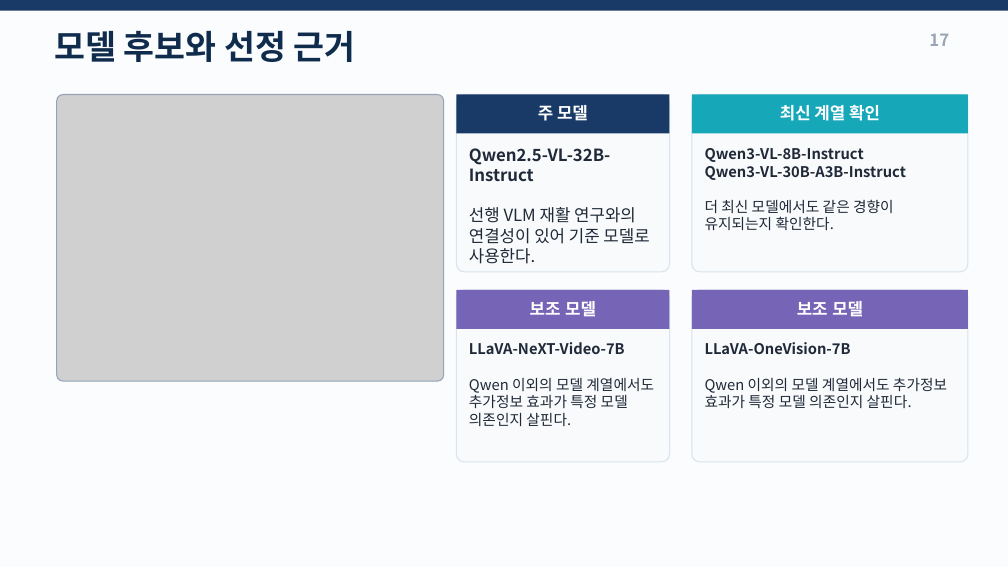
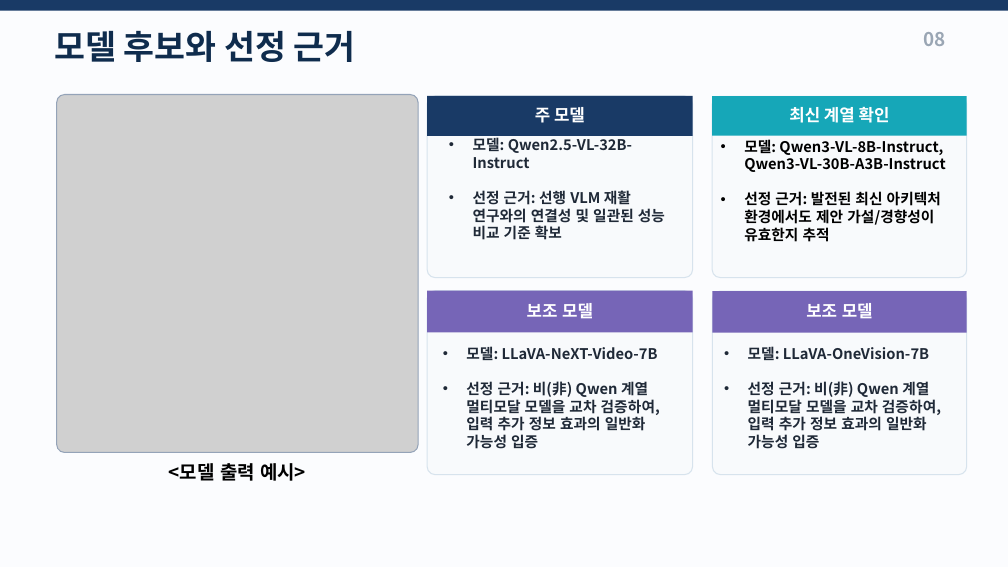
Before and after one commit to passtock/casstone, a slide deck: slide 8 of capstone/손과제_VLM_연구계획_0914.pptx (slide 9 before the commit). Drawn at 1008x567 pixels with LibreOffice and Linux fonts; fonts in the diff are those of the drawing; grey boxes stand for pictures. Boxes give left, top, right and bottom in pixels: in the first picture for what was removed or moved away, otherwise in the second. Text is boxed around its words. In the diff, an @@ line names an element or a change of style, - is before the commit and + after.

```diff
--- a/capstone/손과제_VLM_연구계획_0914.pptx
+++ b/capstone/손과제_VLM_연구계획_0914.pptx
@@ text added at (923,32,945,46), 18 pt, text #9AA6B4, bold @@
+08
@@ text removed at (929,33,949,46) @@
-17
@@ picture: place and size @@
-picture at (57,95,444,381)
+picture at (57,95,418,452)
@@ rounded rectangle: place and size @@
-rounded rectangle at (457,95,670,272)
+rounded rectangle at (427,96,693,278)
@@ rectangle: place and size @@
-rectangle at (457,95,670,133)
+rectangle at (427,96,693,136)
@@ rounded rectangle: place and size @@
-rounded rectangle at (692,95,968,272)
+rounded rectangle at (712,97,967,278)
@@ rectangle: place and size @@
-rectangle at (692,95,968,133)
+rectangle at (712,96,967,136)
@@ text "최신 계열 확인": place and size @@
-text "최신 계열 확인" at (780,105,880,121)
+text "최신 계열 확인" at (789,107,890,123)
@@ text at (473,135,665,240): text changed; size 16 to 14 pt; bold on @@
-Qwen2.5-VL-32B-Instruct
-선행 VLM 재활 연구와의 연결성이 있어 기준 모델로 사용한다.
+• 모델: Qwen2.5-VL-32B-Instruct
+• 선정 근거: 선행 VLM 재활 연구와의 연결성 및 일관된 성능 비교 기준 확보
@@ text at (744,139,945,242): text changed; text colour #1F2937 to #000000 @@
-Qwen3-VL-8B-Instruct
-Qwen3-VL-30B-A3B-Instruct
-더 최신 모델에서도 같은 경향이 유지되는지 확인한다.
+• 모델: Qwen3-VL-8B-Instruct, Qwen3-VL-30B-A3B-Instruct
+• 선정 근거: 발전된 최신 아키텍처 환경에서도 제안 가설/경향성이 유효한지 추적
@@ rectangle: place and size @@
-rectangle at (457,290,670,328)
+rectangle at (427,291,693,333)
@@ rounded rectangle: place and size @@
-rounded rectangle at (457,290,670,461)
+rounded rectangle at (427,291,693,475)
@@ rectangle: place and size @@
-rectangle at (692,290,968,328)
+rectangle at (712,291,966,333)
@@ rounded rectangle: place and size @@
-rounded rectangle at (692,290,968,461)
+rounded rectangle at (712,291,966,475)
@@ text "보조 모델": place and size @@
-text "보조 모델" at (797,301,863,317)
+text "보조 모델" at (806,303,873,319)
@@ text at (466,346,660,449): text changed; bold on @@
-LLaVA-NeXT-Video-7B
-Qwen 이외의 모델 계열에서도 추가정보 효과가 특정 모델 의존인지 살핀다.
+• 모델: LLaVA-NeXT-Video-7B
+• 선정 근거: 비(非) Qwen 계열 멀티모달 모델을 교차 검증하여, 입력 추가 정보 효과의 일반화 가능성 입증
@@ text at (748,346,941,449): text changed; bold on @@
-LLaVA-OneVision-7B
-Qwen 이외의 모델 계열에서도 추가정보 효과가 특정 모델 의존인지 살핀다.
+• 모델: LLaVA-OneVision-7B
+• 선정 근거: 비(非) Qwen 계열 멀티모달 모델을 교차 검증하여, 입력 추가 정보 효과의 일반화 가능성 입증
@@ text added at (169,463,306,481), 18 pt, text #000000, bold @@
+<모델 출력 예시>
```
Also in this commit, not shown: 5 other slides changed, 4 slides added, 2 slides removed, 4 other files.
